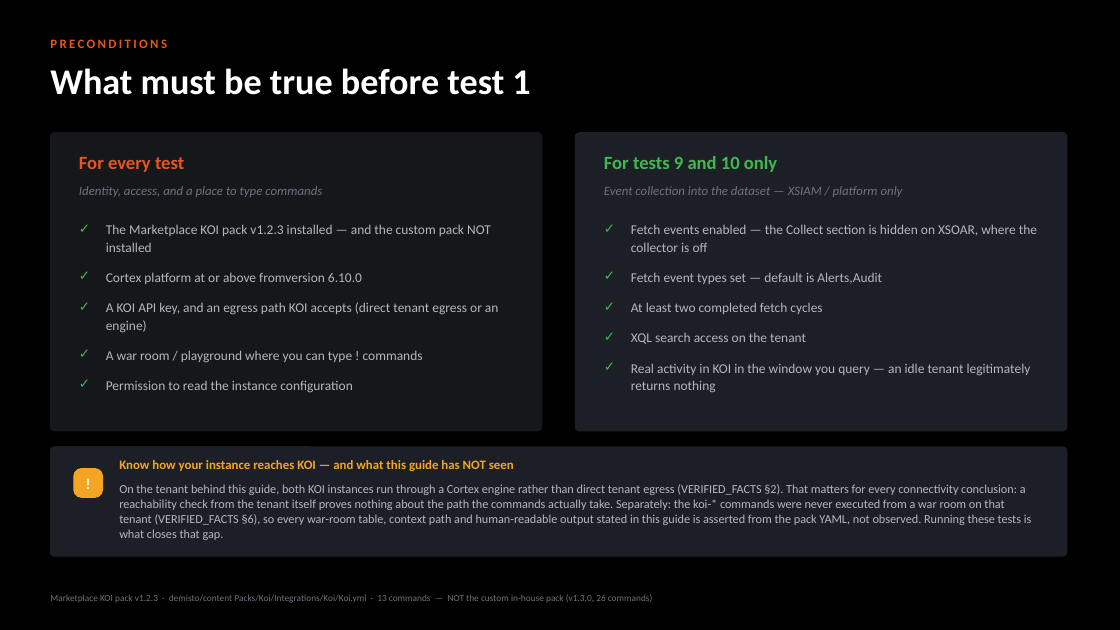
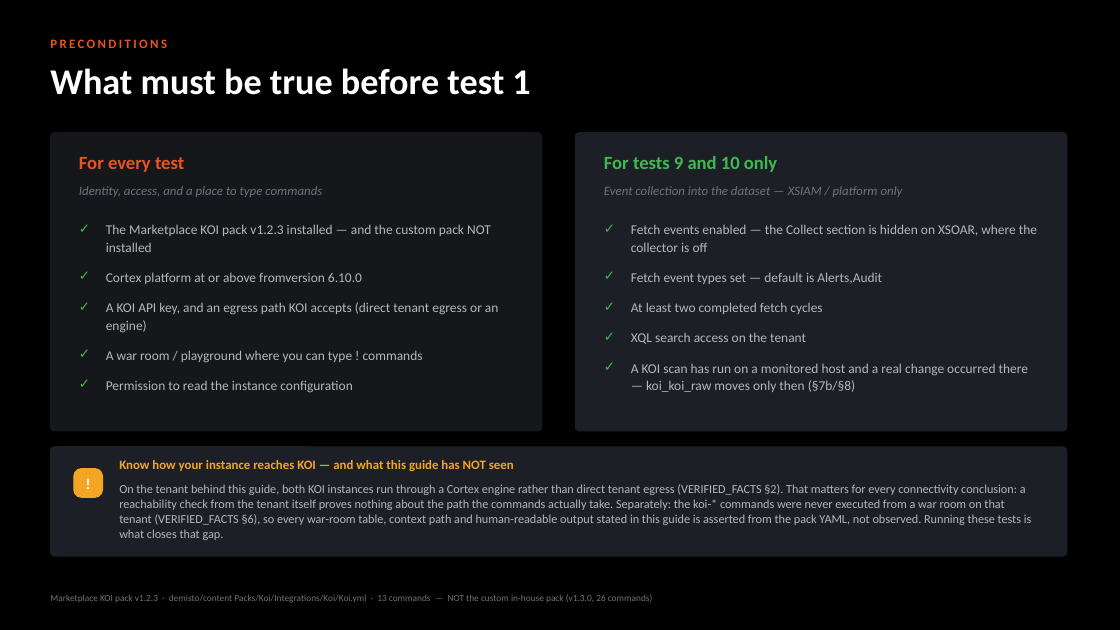
Before and after one commit to ayman-m/koi-xsiam-markeplacepack, a slide deck: slide 4 of docs/KOI_Marketplace_Pack_Test_Guide.pptx. Drawn at 1120x630 pixels with LibreOffice and Linux fonts; fonts in the diff are those of the drawing. Boxes give left, top, right and bottom in pixels: in the first picture for what was removed or moved away, otherwise in the second. Text is boxed around its words. In the diff, an @@ line names an element or a change of style, - is before the commit and + after.

```diff
--- a/docs/KOI_Marketplace_Pack_Test_Guide.pptx
+++ b/docs/KOI_Marketplace_Pack_Test_Guide.pptx
@@ text at [631,363,1028,392]: text changed @@
-Real activity in KOI in the window you query — an idle tenant legitimately returns nothing
+A KOI scan has run on a monitored host and a real change occurred there — koi_koi_raw moves only then (§7b/§8)
```
Also in this commit, not shown: 5 other slides changed, 2 slides added, 2 other files.
